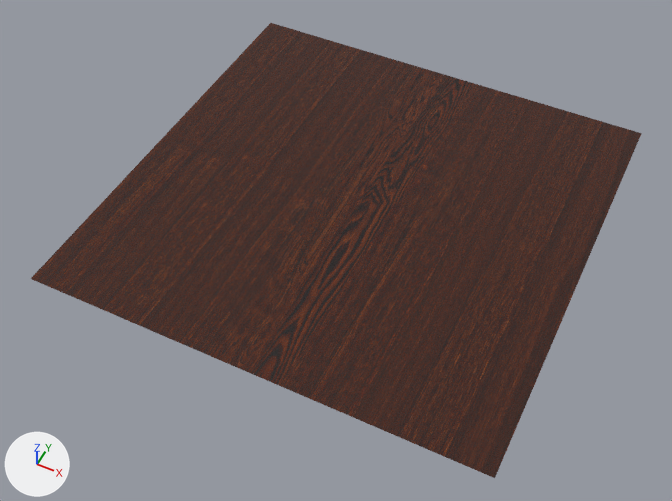
An edit to the Blender file week 6/day 1/tea time/Untitled.blend, drawn before and after from the same camera.
One viewpoint serves both versions: a 50 mm lens placed at (1.21, -2.63, 2.91), pointed at (0.0, -0.22, -0.1). The axes (+X, +Y, +Z) are drawn at lower left. The lights are the same throughout.
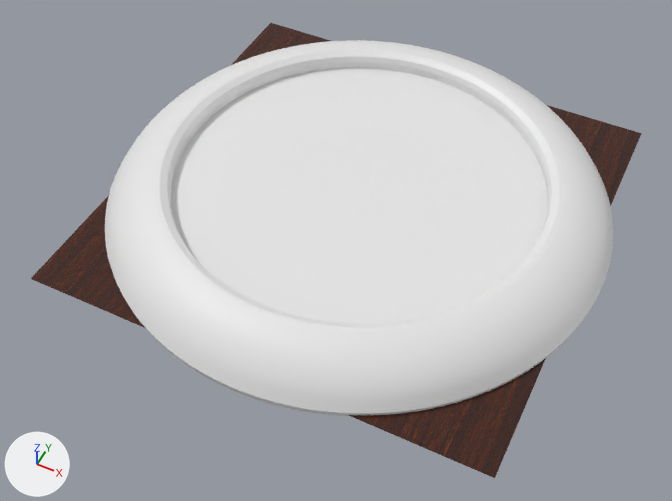
Pixel boxes [x1, y1, x2, y2] of what changed, in the pictures (672 x 501 px):
'Circle', added
    after: [105, 40, 613, 416]
'Plane', unchanged, covered by the edit
    both: [31, 23, 642, 478]

The change in detail:
Mesh me_circle is new.
It has 512 vertices, 512 faces and spans x -1.07..1.07, y -1.07..1.07, z -0.01..0.15.
Object 'Circle' (ob_circle) is new; it shows me_circle.
Its location is (0.0, 0.0, 0.0).
It gains a SUBSURF modifier named 'Subdivision'.
Modifier setting: levels = 3.
It gains a SOLIDIFY modifier named 'Solidify'.
Modifier setting: thickness = -0.04.
